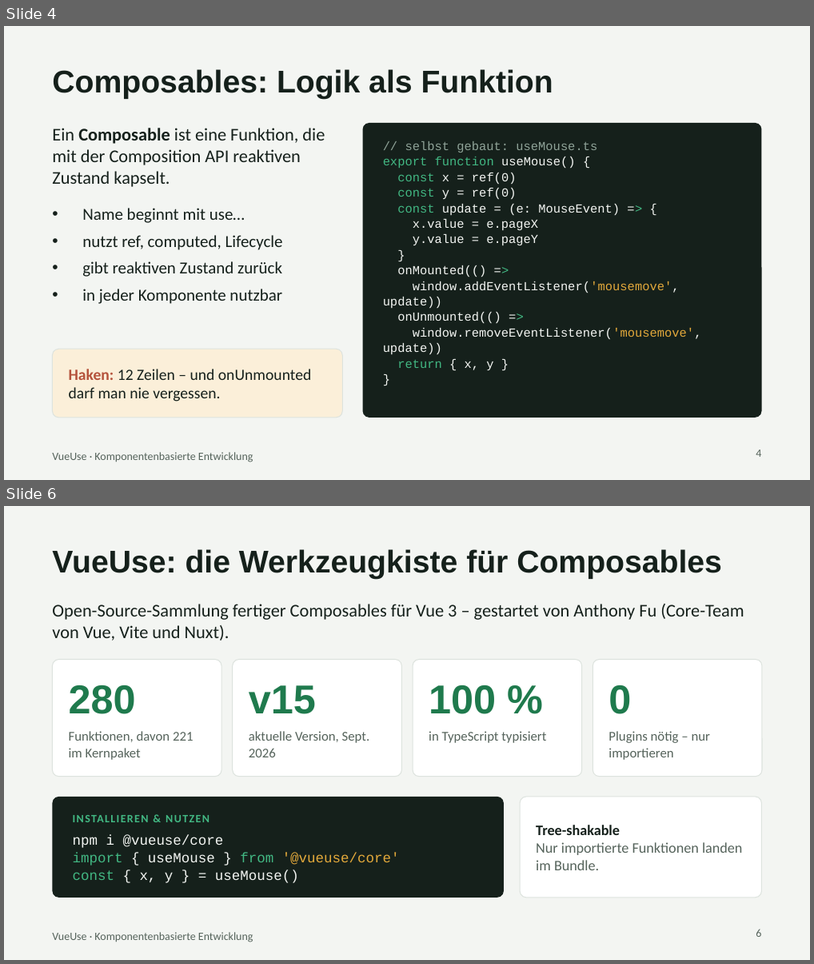
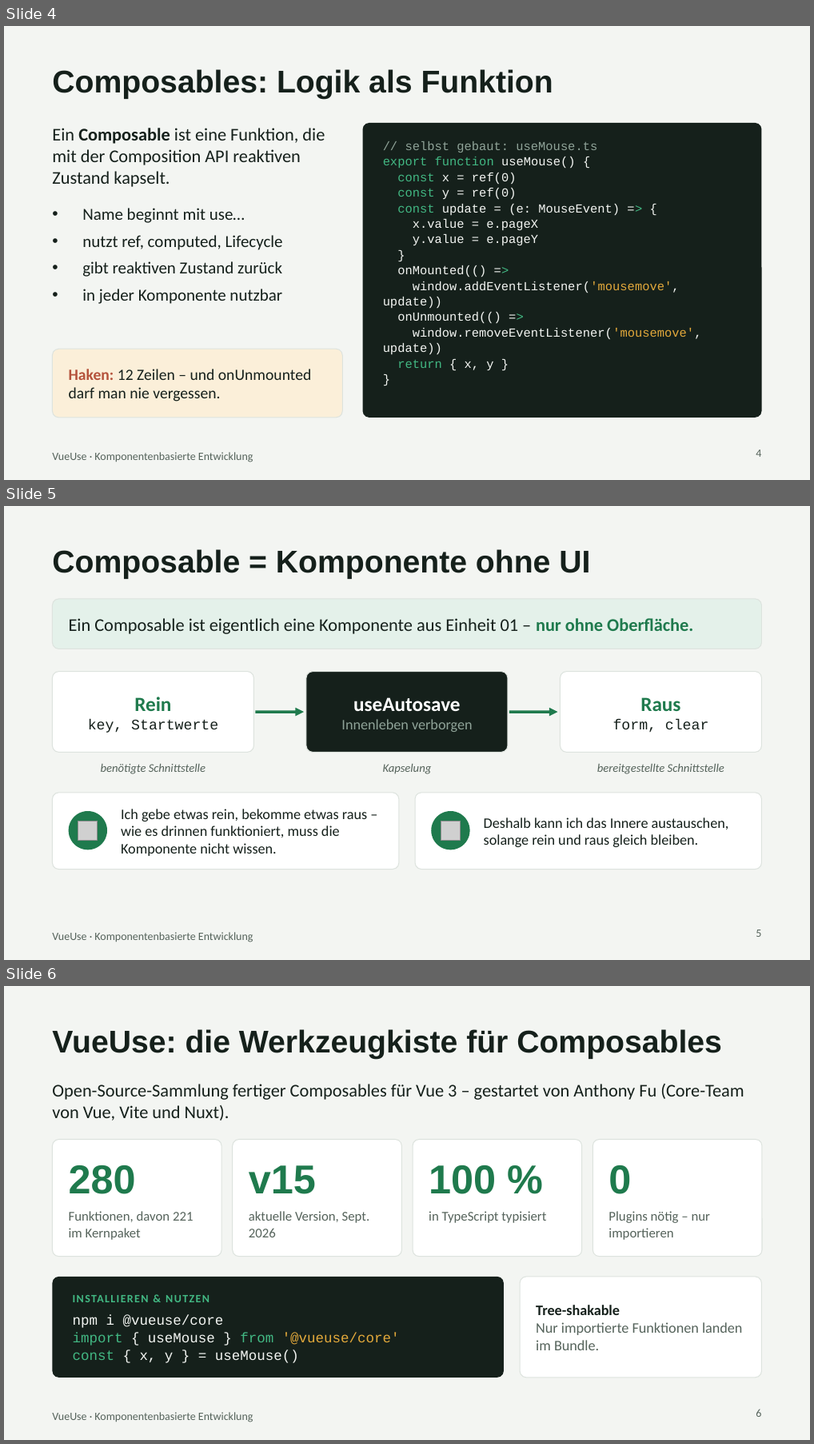
Before and after one commit to Akcanmuhammedhakan/VueUse, a slide deck: praesentation/VueUse_Akcan.pptx. Shown one above the other, each under a label of ours: slides 4 and 6 before the commit, slides 4, 5 and 6 after it; the slides between them are not shown. The pictures are 814x964 and 814x1444 pixels, drawn with LibreOffice and Linux fonts; fonts in the diff are those of the drawing; grey boxes stand for pictures. Boxes give left, top, right and bottom in pixels: in the first picture for what was removed or moved away, otherwise in the second. Text is boxed around its words. In the diff, an @@ line names an element or a change of style, - is before the commit and + after.

```diff
--- a/praesentation/VueUse_Akcan.pptx
+++ b/praesentation/VueUse_Akcan.pptx
@@ slide 5 added at (x1=4, y1=506, x2=810, y2=960), background #F3F5F2; not listed: 1 template element that a slide beside it also shows @@
@@ title added at (x1=52, y1=549, x2=590, y2=579), 28 pt, text #15201B, bold @@
+Composable = Komponente ohne UI
@@ rounded rectangle added at (x1=52, y1=599, x2=762, y2=648), fill #E4F1EA, outline #DDE3DE 0.75 pt @@
@@ text added at (x1=69, y1=618, x2=694, y2=634), 16 pt, text #15201B @@
+Ein Composable ist eigentlich eine Komponente aus Einheit 01 – nur ohne Oberfläche.
@@ rounded rectangle added at (x1=52, y1=672, x2=254, y2=752), fill #FFFFFF, outline #DDE3DE 0.75 pt @@
@@ rounded rectangle added at (x1=306, y1=672, x2=508, y2=752), fill #15201B, outline #DDE3DE 0.75 pt @@
@@ rounded rectangle added at (x1=561, y1=672, x2=762, y2=752), fill #FFFFFF, outline #DDE3DE 0.75 pt @@
@@ text added at (x1=88, y1=696, x2=218, y2=732), 13 pt, text #15201B @@
+Rein
+key, Startwerte
@@ text added at (x1=342, y1=697, x2=473, y2=732), 13 pt, text #8FA398 @@
+useAutosave
+Innenleben verborgen
@@ text added at (x1=614, y1=697, x2=709, y2=732), 13 pt, text #15201B @@
+Raus
+form, clear
@@ arrow added from (255, 712) to (304, 712), #1F7A4D 2.5 pt @@
@@ arrow added from (510, 712) to (558, 712), #1F7A4D 2.5 pt @@
@@ text added at (x1=101, y1=764, x2=206, y2=774), 10.5 pt, text #55635B, italic @@
+benötigte Schnittstelle
@@ text added at (x1=383, y1=764, x2=432, y2=774), 10.5 pt, text #55635B, italic @@
+Kapselung
@@ text added at (x1=598, y1=764, x2=725, y2=774), 10.5 pt, text #55635B, italic @@
+bereitgestellte Schnittstelle
@@ rounded rectangle added at (x1=52, y1=792, x2=399, y2=869), fill #FFFFFF, outline #DDE3DE 0.75 pt @@
@@ rounded rectangle added at (x1=415, y1=792, x2=762, y2=869), fill #FFFFFF, outline #DDE3DE 0.75 pt @@
@@ ellipse added at (x1=69, y1=811, x2=107, y2=849), fill #1F7A4D @@
@@ text added at (x1=121, y1=808, x2=367, y2=856), 13 pt, text #15201B @@
+Ich gebe etwas rein, bekomme etwas raus – wie es drinnen funktioniert, muss die Komponente nicht wissen.
@@ ellipse added at (x1=431, y1=811, x2=470, y2=849), fill #1F7A4D @@
@@ text added at (x1=484, y1=817, x2=730, y2=847), 13 pt, text #15201B @@
+Deshalb kann ich das Innere austauschen, solange rein und raus gleich bleiben.
@@ picture added at (x1=78, y1=820, x2=98, y2=840) @@
@@ picture added at (x1=441, y1=820, x2=461, y2=840) @@
@@ page number added at (x1=756, y1=929, x2=762, y2=936), 10 pt, text #55635B @@
+5
```
Also in this commit, not shown: 1 slide changed, 1 slide removed, 1 other file.
